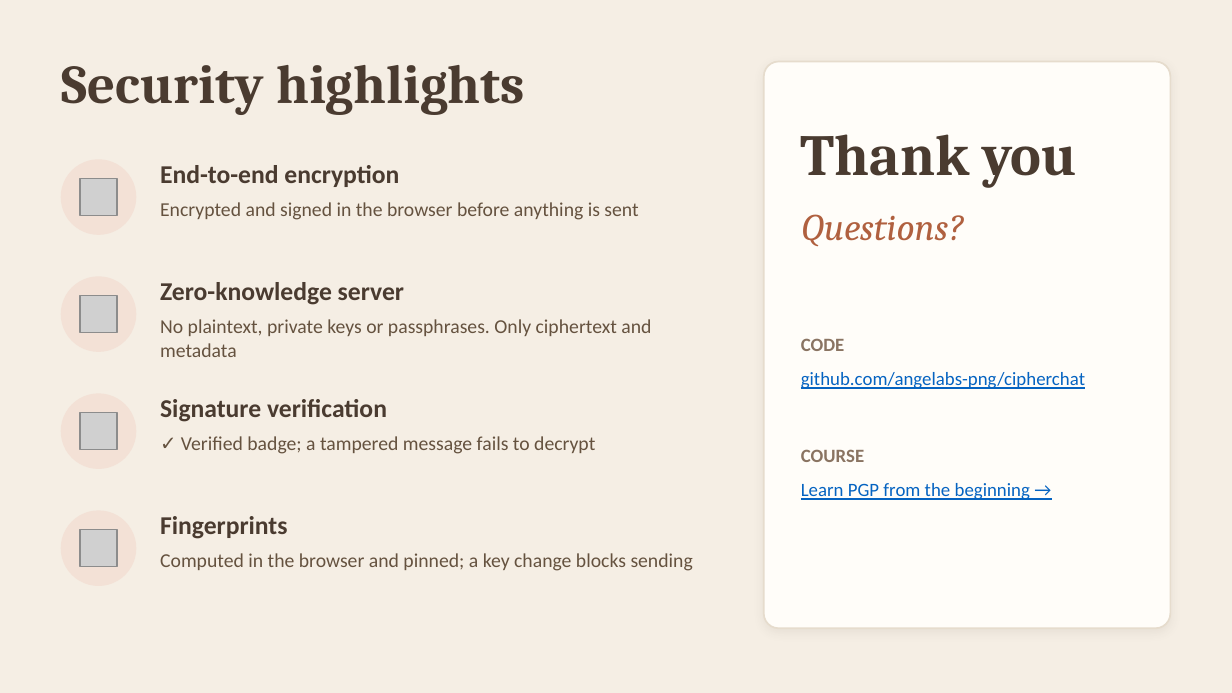
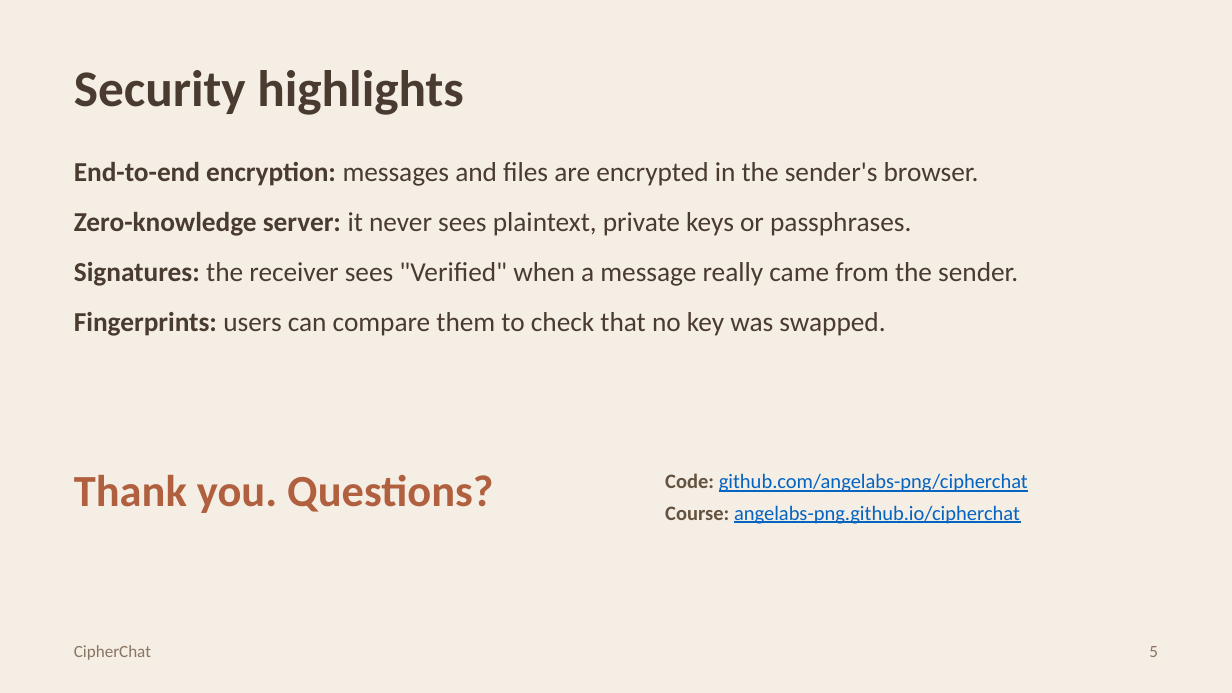
Before and after one commit to DeNoella/cipherchat, a slide deck: slide 5 of blog/docs/public/cybersecurity/pgp-presentation/CipherChat-PGP-Presentation.pptx. Drawn at 1232x693 pixels with LibreOffice and Linux fonts; fonts in the diff are those of the drawing; grey boxes stand for pictures. Boxes give left, top, right and bottom in pixels: in the first picture for what was removed or moved away, otherwise in the second. Text is boxed around its words. In the diff, an @@ line names an element or a change of style, - is before the commit and + after.

```diff
--- a/blog/docs/public/cybersecurity/pgp-presentation/CipherChat-PGP-Presentation.pptx
+++ b/blog/docs/public/cybersecurity/pgp-presentation/CipherChat-PGP-Presentation.pptx
@@ text "Security highlights": place and size @@
-text "Security highlights" at box(62, 65, 525, 115)
+text "Security highlights" at box(74, 70, 464, 115)
@@ text "Security highlights" at box(74, 70, 464, 115): size 32 to 30 pt, font Cambria to Calibri @@
@@ rounded rectangle removed at box(764, 62, 1170, 628) @@
@@ ellipse removed at box(62, 160, 136, 234) @@
@@ text added at box(74, 162, 1018, 336), 16 pt, text #4A3B30 @@
+• End-to-end encryption: messages and files are encrypted in the sender's browser.
+• Zero-knowledge server: it never sees plaintext, private keys or passphrases.
+• Signatures: the receiver sees "Verified" when a message really came from the sender.
+• Fingerprints: users can compare them to check that no key was swapped.
@@ picture removed at box(80, 179, 117, 216) @@
@@ text removed at box(160, 165, 399, 187) @@
-End-to-end encryption
@@ text removed at box(160, 202, 638, 220) @@
-Encrypted and signed in the browser before anything is sent
@@ text removed at box(801, 214, 964, 247) @@
-Questions?
@@ ellipse removed at box(62, 277, 136, 351) @@
@@ picture removed at box(80, 296, 117, 333) @@
@@ text removed at box(160, 282, 404, 305) @@
-Zero-knowledge server
@@ text removed at box(160, 319, 651, 357) @@
-No plaintext, private keys or passphrases. Only ciphertext and metadata
@@ text removed at box(801, 338, 845, 351) @@
-CODE
@@ ellipse removed at box(62, 394, 136, 468) @@
@@ picture removed at box(80, 413, 117, 450) @@
@@ text removed at box(160, 399, 387, 422) @@
-Signature verification
@@ text removed at box(181, 436, 595, 454) @@
-✓ Verified badge; a tampered message fails to decrypt
@@ text removed at box(801, 449, 864, 462) @@
-COURSE
@@ text at box(74, 475, 493, 513): text changed; size 34 to 26 pt; font Cambria to Calibri; text colour #4A3B30 to #B0603F @@
-Thank you
+Thank you. Questions?
@@ text at box(665, 473, 1028, 524): text changed; size 11 to 12 pt @@
-github.com/angelabs-png/cipherchat
+Code: github.com/angelabs-png/cipherchat
+Course: angelabs-png.github.io/cipherchat
@@ text removed at box(801, 483, 1030, 500) @@
-Learn PGP from the beginning →
@@ ellipse removed at box(62, 511, 136, 585) @@
@@ picture removed at box(80, 530, 117, 567) @@
@@ text removed at box(160, 516, 287, 539) @@
-Fingerprints
@@ text removed at box(160, 553, 693, 571) @@
-Computed in the browser and pinned; a key change blocks sending
@@ text added at box(74, 645, 151, 660), 10 pt, text #8A7462 @@
+CipherChat
@@ text added at box(1149, 646, 1158, 657), 10 pt, text #8A7462 @@
+5
```
Also in this commit, not shown: 2 other slides changed, 2 slides added, 2 slides removed.
